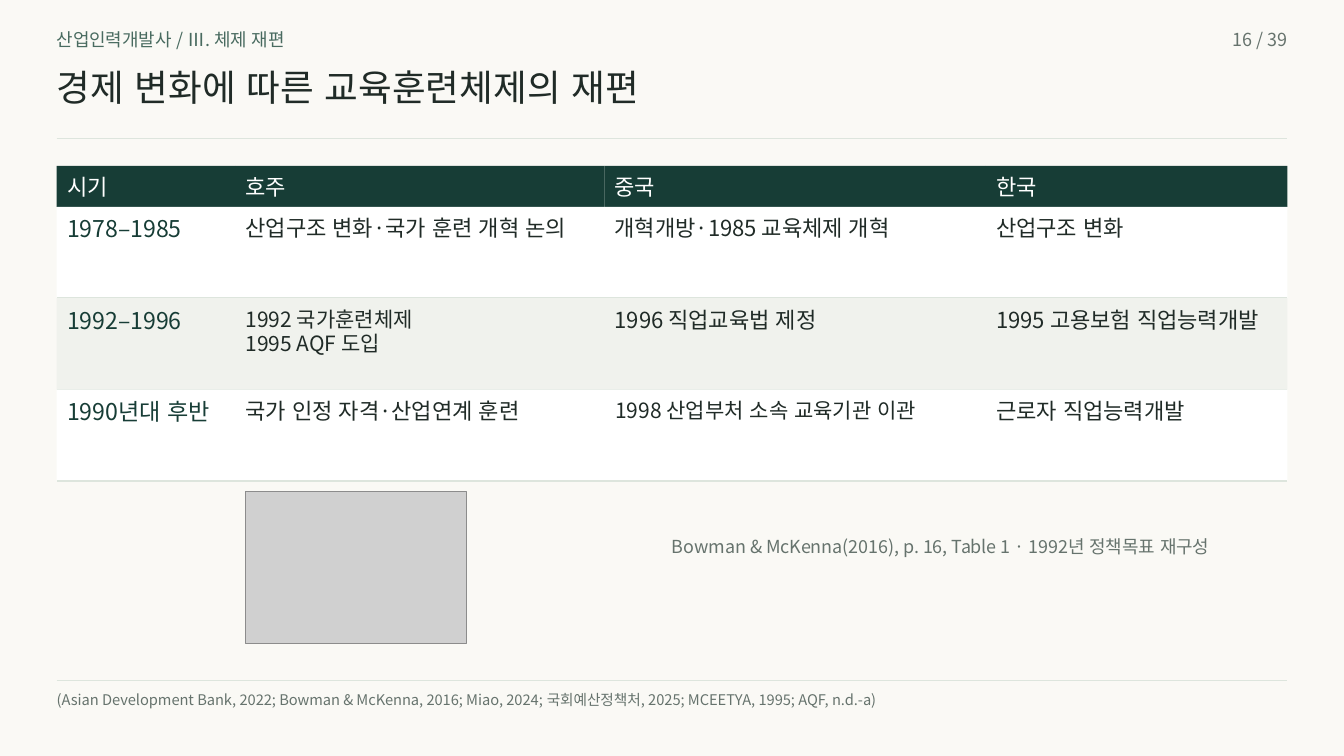
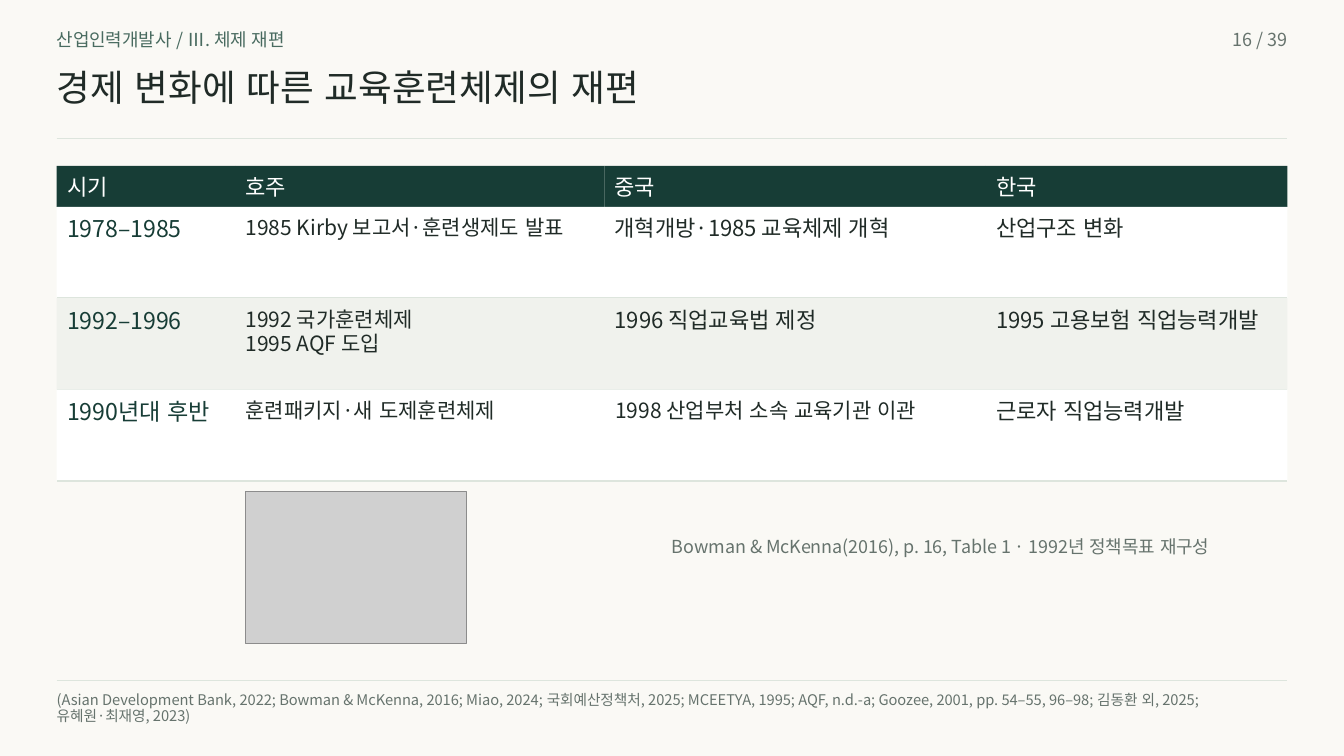
Before and after one commit to 01Chungee10/vet-history-rehearsal, a slide deck: slide 16 of au-cn-2026/presentation.pptx. Drawn at 1344x756 pixels with LibreOffice and Linux fonts; fonts in the diff are those of the drawing; grey boxes stand for pictures. Boxes give left, top, right and bottom in pixels: in the first picture for what was removed or moved away, otherwise in the second. Text is boxed around its words. In the diff, an @@ line names an element or a change of style, - is before the commit and + after.

```diff
--- a/au-cn-2026/presentation.pptx
+++ b/au-cn-2026/presentation.pptx
@@ text at [246, 217, 564, 240]: text changed; size 15.8 to 15 pt @@
-산업구조 변화·국가 훈련 개혁 논의
+1985 Kirby 보고서·훈련생제도 발표
@@ text at [246, 400, 495, 420]: text changed; size 15.8 to 15 pt @@
-국가 인정 자격·산업연계 훈련
+훈련패키지·새 도제훈련체제
@@ text at [57, 693, 1199, 709]: text changed @@
-(Asian Development Bank, 2022; Bowman & McKenna, 2016; Miao, 2024; 국회예산정책처, 2025; MCEETYA, 1995; AQF, n.d.-a)
+(Asian Development Bank, 2022; Bowman & McKenna, 2016; Miao, 2024; 국회예산정책처, 2025; MCEETYA, 1995; AQF, n.d.-a; Goozee, 2001, pp. 54–55, 96–98; 김동환 외, 2025;
@@ text added at [57, 706, 190, 724], 10.5 pt, text #66736D @@
+유혜원·최재영, 2023)
```
Also in this commit, not shown: 20 other slides changed, 28 other files.
